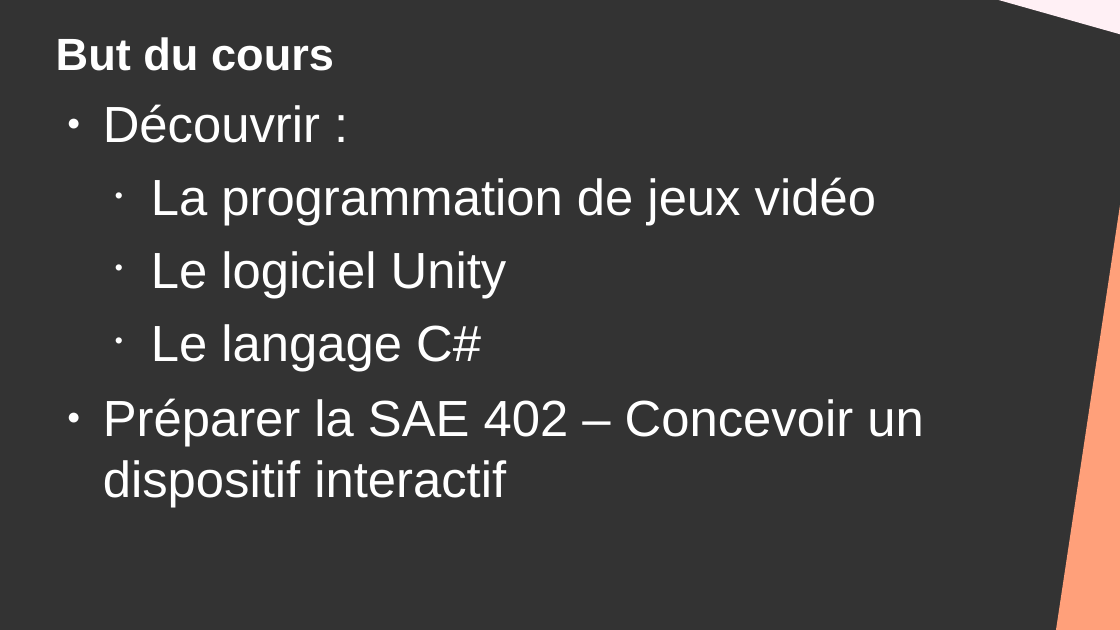
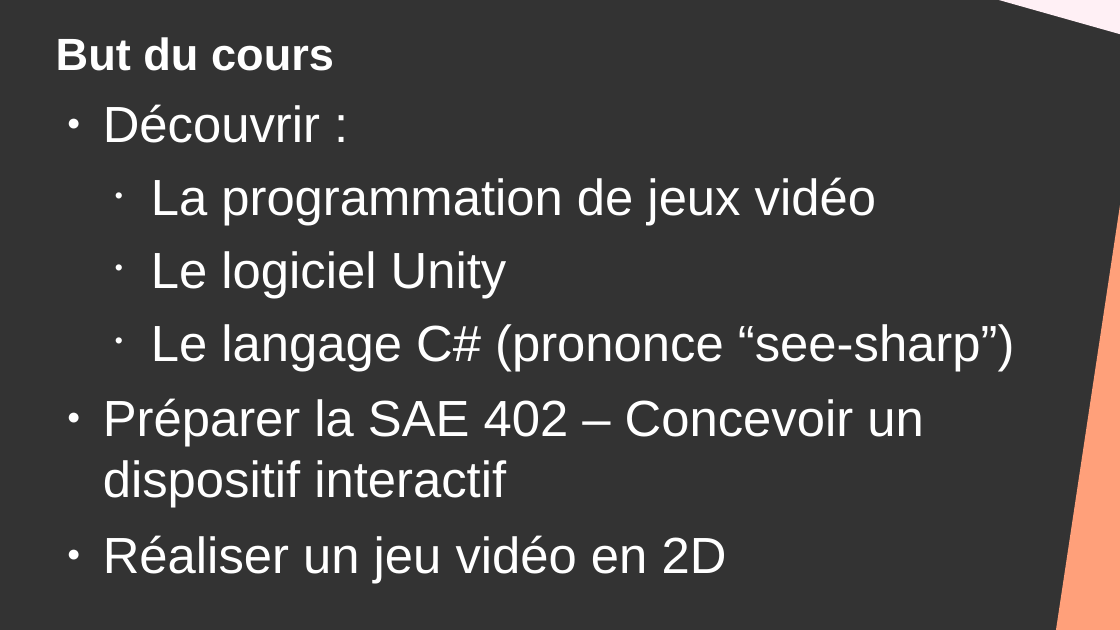
Before and after one commit to DanYellow/cours, a slide deck: slide 3 of creation-et-design-interactif-s4/travaux-pratiques/numero-1/presentation.odp. Drawn at 1120x630 pixels with LibreOffice and Linux fonts; fonts in the diff are those of the drawing. Boxes give left, top, right and bottom in pixels: in the first picture for what was removed or moved away, otherwise in the second. Text is boxed around its words. In the diff, an @@ line names an element or a change of style, - is before the commit and + after.

```diff
--- a/creation-et-design-interactif-s4/travaux-pratiques/numero-1/presentation.odp
+++ b/creation-et-design-interactif-s4/travaux-pratiques/numero-1/presentation.odp
@@ text at [151, 324, 1015, 371]: text changed @@
-  • Le langage C#
+  • Le langage C# (prononce “see-sharp”)
@@ text at [103, 535, 727, 584]: paragraph added @@
+● Réaliser un jeu vidéo en 2D
```
Also in this commit, not shown: 3 other slides changed, 11 other files.
